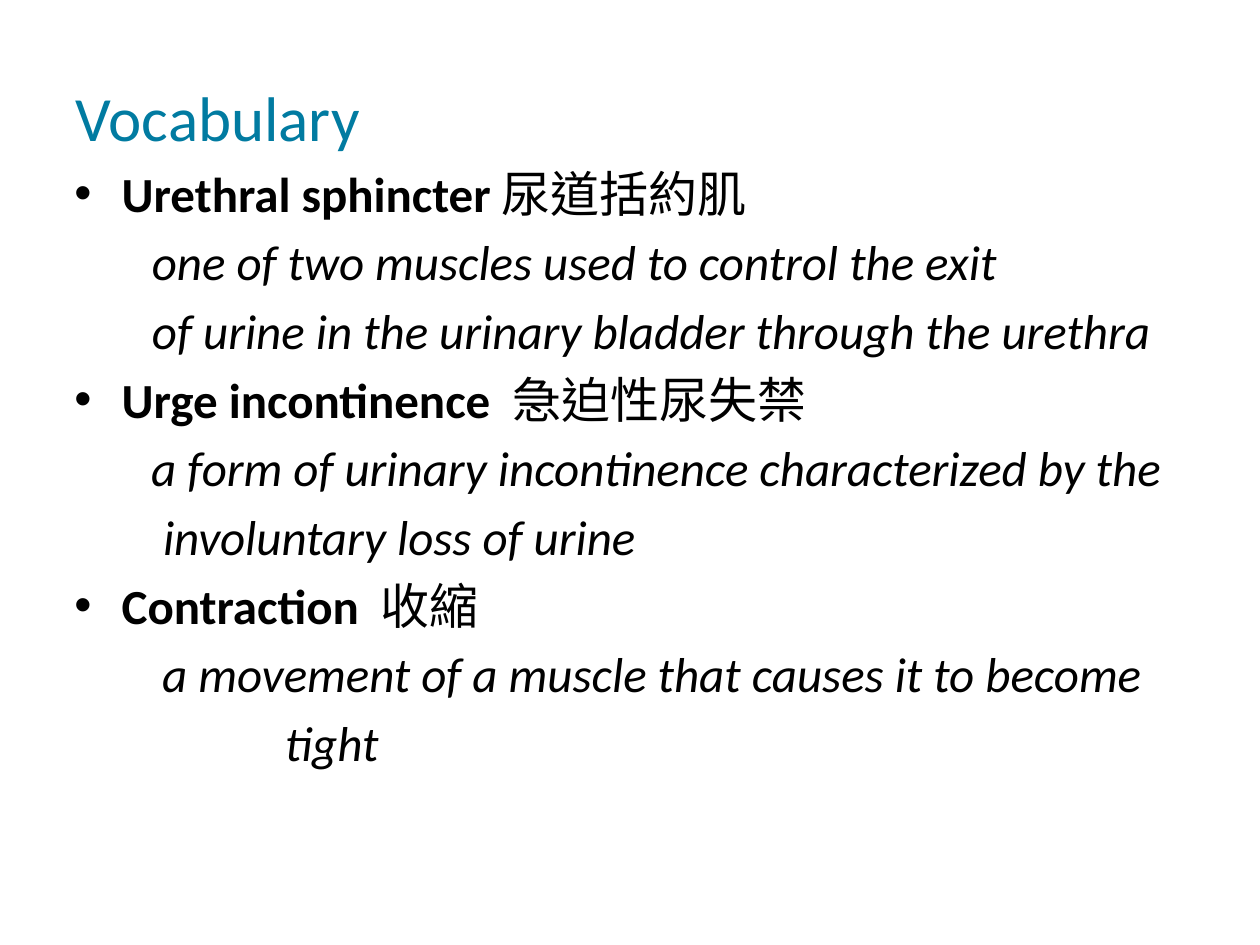
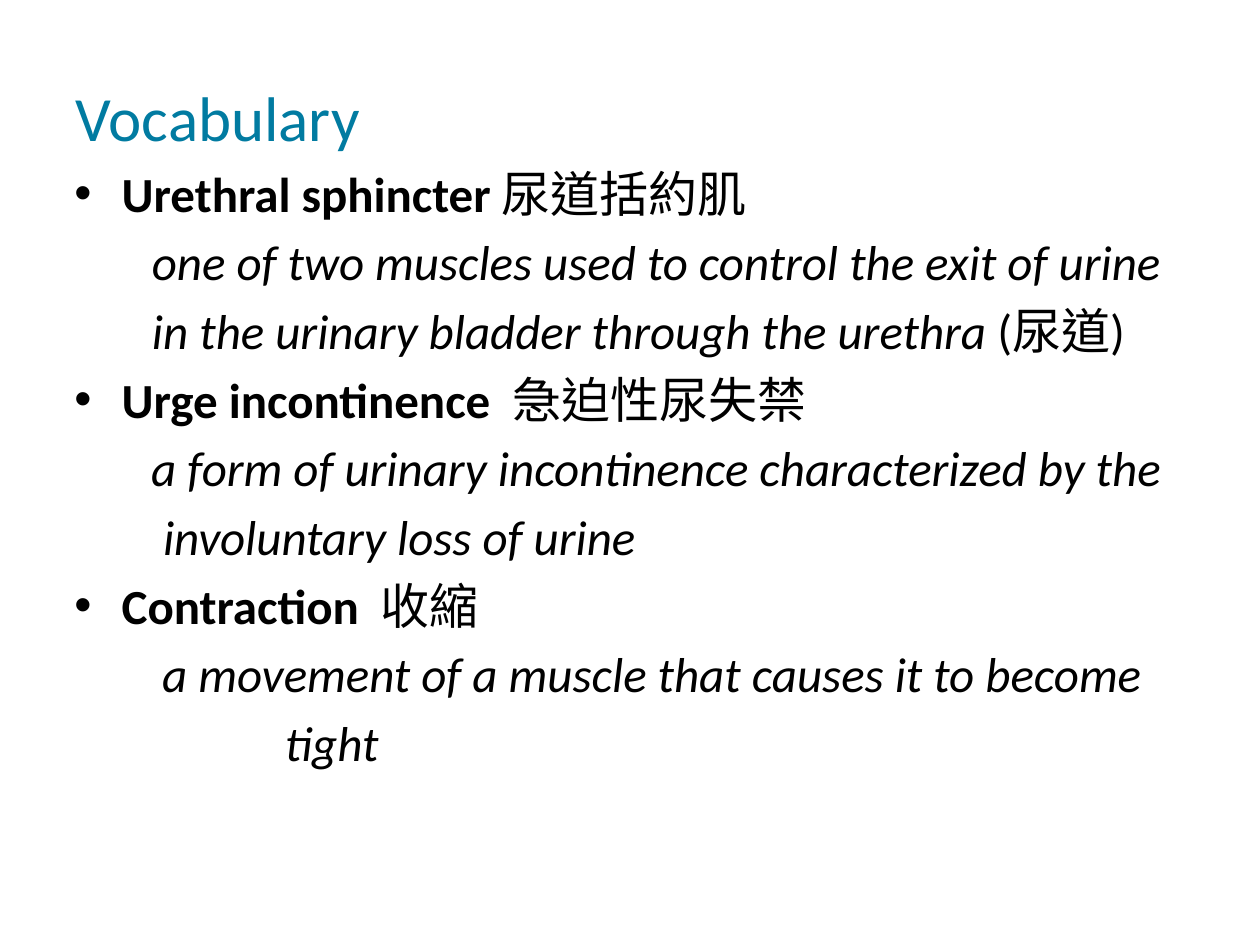
Before and after one commit to QuocVoong/R-Study-Lists, a slide deck: slide 3 of Medicine/5855_stethoscope_ppt/5855.pptx. Drawn at 1260x945 pixels with LibreOffice and Linux fonts; fonts in the diff are those of the drawing; background and template pictures are left out. Boxes give left, top, right and bottom in pixels: in the first picture for what was removed or moved away, otherwise in the second. Text is boxed around its words. In the diff, an @@ line names an element or a change of style, - is before the commit and + after.

```diff
--- a/Medicine/5855_stethoscope_ppt/5855.pptx
+++ b/Medicine/5855_stethoscope_ppt/5855.pptx
@@ text at (152,246,1161,358): text changed @@
-one of two muscles used to control the exit
-of urine in the urinary bladder through the urethra
+one of two muscles used to control the exit of urine
+in the urinary bladder through the urethra (尿道)
```
Also in this commit, not shown: 4 other slides changed.
